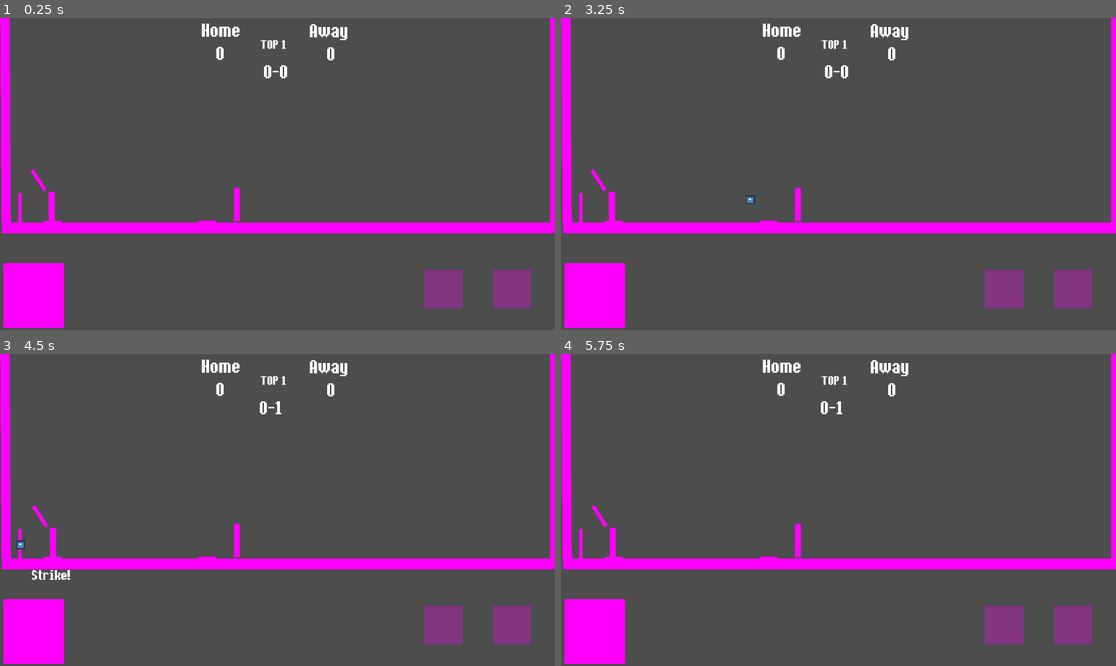
Above: before the commit, frames 1-4 (two rows, left to right).
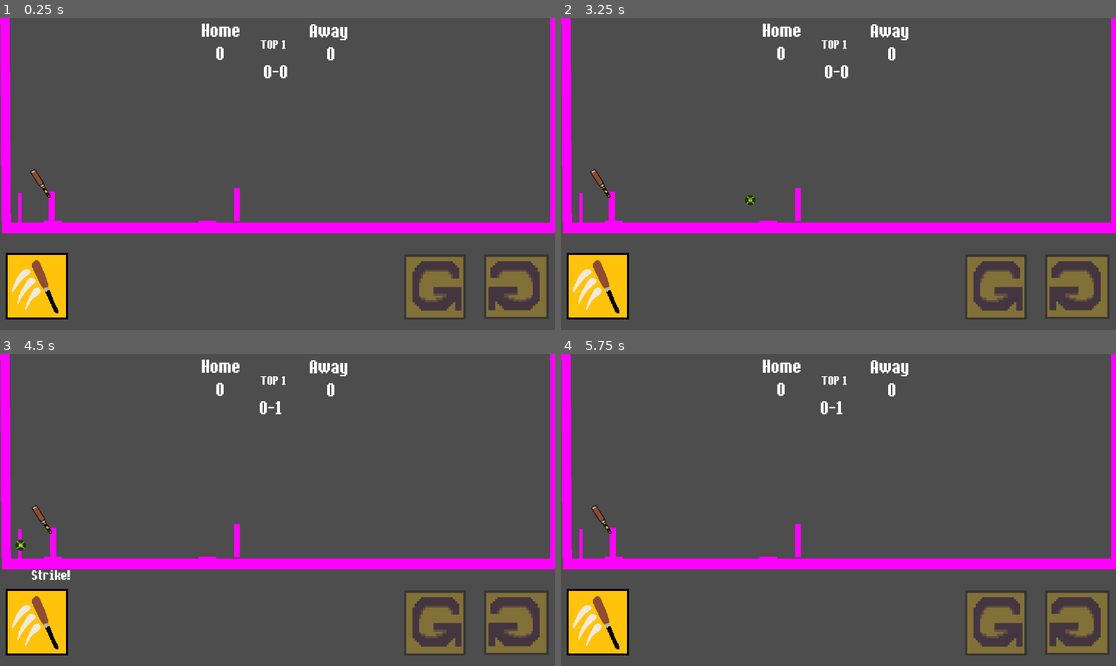
Above: after the commit, the same moments.

Repository: jam2448/580_IBL
Game: Godot game, scene res://Scenes/gameScene.tscn
The game is run twice, just before and just after one commit, with the same random seed, the same clock (stepped at 60 frames per second) and the same inputs. The engine's default icon, where the game draws it, is replaced by a stand-in: a white triangle on a blue panel in a dark square.
Inputs:
- Up to frame 1 (0.25 s): no input
- Up to frame 2 (3.25 s): tap Enter at 0.5, 2 s; tap Space (swing) at 0.6, 1.25, 1.55, 2.3, 2.75, 2.85 s; tap D (advanceRunners) at 1.35 s; hold A (returnRunners) 2.03-2.78 s
- Up to frame 3 (4.5 s): tap Space (swing) at 3.6 s; tap D (advanceRunners) at 4.35 s
- Up to frame 4 (5.75 s): tap Space (swing) at 4.55, 5.3 s; tap Enter at 5 s; hold A (returnRunners) from 5.03 s (still down)

The runs differ from the first frame. In frame 1, 6.0% of the frame differs, in the area x 0-99%, y 48-100%; in frame 2, 6.1%; in frame 3, 6.1%; in frame 4, 6.0%.

Commit message:
added bat ball button assets

Diff:
--- a/indoorbaseballproj/Scenes/bat.tscn
+++ b/indoorbaseballproj/Scenes/bat.tscn
@@ -1,24 +1,24 @@
 [gd_scene load_steps=4 format=3 uid="uid://bsts53kdmt7j2"]
 
 [ext_resource type="Script" path="res://Scripts/bat.gd" id="1_ut0e2"]
-
-[sub_resource type="PlaceholderTexture2D" id="PlaceholderTexture2D_pp3y4"]
+[ext_resource type="Texture2D" uid="uid://b7k4sdj7u5227" path="res://Assets/Game Art/bat.PNG" id="2_js3c0"]
 
 [sub_resource type="RectangleShape2D" id="RectangleShape2D_qwb7v"]
-size = Vector2(6, 22)
+size = Vector2(6, 20)
 
 [node name="bat" type="Area2D"]
 collision_layer = 2
 collision_mask = 4
 script = ExtResource("1_ut0e2")
+metadata/_edit_horizontal_guides_ = [-27.0]
 
 [node name="Sprite2D" type="Sprite2D" parent="."]
-position = Vector2(-4.47035e-08, -12)
-scale = Vector2(3.5, 23)
-texture = SubResource("PlaceholderTexture2D_pp3y4")
+position = Vector2(0.499999, -7.18408)
+scale = Vector2(0.0196573, 0.0203469)
+texture = ExtResource("2_js3c0")
 
 [node name="CollisionShape2D" type="CollisionShape2D" parent="."]
-position = Vector2(0, -13)
+position = Vector2(0, -14)
 shape = SubResource("RectangleShape2D_qwb7v")
 one_way_collision_margin = 50.2
 
--- a/indoorbaseballproj/Scenes/gameBall.tscn
+++ b/indoorbaseballproj/Scenes/gameBall.tscn
@@ -1,7 +1,7 @@
 [gd_scene load_steps=5 format=3 uid="uid://bkdvabqt0oysw"]
 
 [ext_resource type="Script" path="res://Scripts/ball.gd" id="1_c5u8g"]
-[ext_resource type="Texture2D" uid="uid://ddwjcaysxoic6" path="res://icon.svg" id="2_4qhkf"]
+[ext_resource type="Texture2D" uid="uid://b4hdkx53wj6" path="res://Assets/Game Art/gameBall.PNG" id="2_00vm8"]
 
 [sub_resource type="PhysicsMaterial" id="PhysicsMaterial_5t85m"]
 rough = true
@@ -24,9 +24,8 @@
 shape = SubResource("CircleShape2D_vrjb3")
 
 [node name="Sprite2D" type="Sprite2D" parent="."]
-position = Vector2(-5.96046e-08, 1.19209e-07)
-scale = Vector2(0.067749, 0.0678711)
-texture = ExtResource("2_4qhkf")
+scale = Vector2(0.00833337, 0.00833738)
+texture = ExtResource("2_00vm8")
 
 [node name="Timer" type="Timer" parent="."]
 wait_time = 3.0
--- a/indoorbaseballproj/Scenes/touch_conrrols.tscn
+++ b/indoorbaseballproj/Scenes/touch_conrrols.tscn
@@ -1,30 +1,29 @@
-[gd_scene load_steps=4 format=3 uid="uid://cso60hihmbwrx"]
+[gd_scene load_steps=5 format=3 uid="uid://cso60hihmbwrx"]
 
 [ext_resource type="Script" path="res://Scripts/touch_controls.gd" id="1_5ecqw"]
-
-[sub_resource type="PlaceholderTexture2D" id="PlaceholderTexture2D_mkk4t"]
-
-[sub_resource type="PlaceholderTexture2D" id="PlaceholderTexture2D_o4p5u"]
+[ext_resource type="Texture2D" uid="uid://b3cs2bc6aply5" path="res://Assets/Game Art/advance.PNG" id="2_5actm"]
+[ext_resource type="Texture2D" uid="uid://dby0hawm1q12d" path="res://Assets/Game Art/swingButton.PNG" id="3_bkgct"]
+[ext_resource type="Texture2D" uid="uid://34sc7s2fidj7" path="res://Assets/Game Art/return.PNG" id="3_dpseq"]
 
 [node name="TouchControls" type="CanvasLayer"]
 script = ExtResource("1_5ecqw")
 
 [node name="Advance" type="TouchScreenButton" parent="."]
-position = Vector2(1024, 523)
-scale = Vector2(78.049, 80)
-texture_normal = SubResource("PlaceholderTexture2D_mkk4t")
+position = Vector2(1000, 487)
+scale = Vector2(0.0745967, 0.0718146)
+texture_normal = ExtResource("2_5actm")
 action = "advanceRunners"
 
 [node name="Return" type="TouchScreenButton" parent="."]
-position = Vector2(880, 523)
-scale = Vector2(80, 80)
-texture_normal = SubResource("PlaceholderTexture2D_o4p5u")
+position = Vector2(830, 487)
+scale = Vector2(0.0710685, 0.0723765)
+texture_normal = ExtResource("3_dpseq")
 action = "returnRunners"
 
 [node name="Swing" type="TouchScreenButton" parent="."]
-position = Vector2(7, 509)
-scale = Vector2(126, 135)
-texture_normal = SubResource("PlaceholderTexture2D_o4p5u")
+position = Vector2(-14, 457)
+scale = Vector2(0.0958333, 0.102679)
+texture_normal = ExtResource("3_bkgct")
 action = "swing"
 
 [connection signal="pressed" from="Advance" to="." method="_on_advance_pressed"]
Binary file added: indoorbaseballproj/Assets/Game Art/advance.PNG
Not shown, added: indoorbaseballproj/Assets/Game Art/advance.PNG.import
Binary file added: indoorbaseballproj/Assets/Game Art/bat.PNG
Not shown, added: indoorbaseballproj/Assets/Game Art/bat.PNG.import
Binary file added: indoorbaseballproj/Assets/Game Art/gameBall.PNG
Not shown, added: indoorbaseballproj/Assets/Game Art/gameBall.PNG.import
Binary file added: indoorbaseballproj/Assets/Game Art/return.PNG
Not shown, added: indoorbaseballproj/Assets/Game Art/return.PNG.import
Binary file added: indoorbaseballproj/Assets/Game Art/swingButton.PNG
Not shown, added: indoorbaseballproj/Assets/Game Art/swingButton.PNG.import
